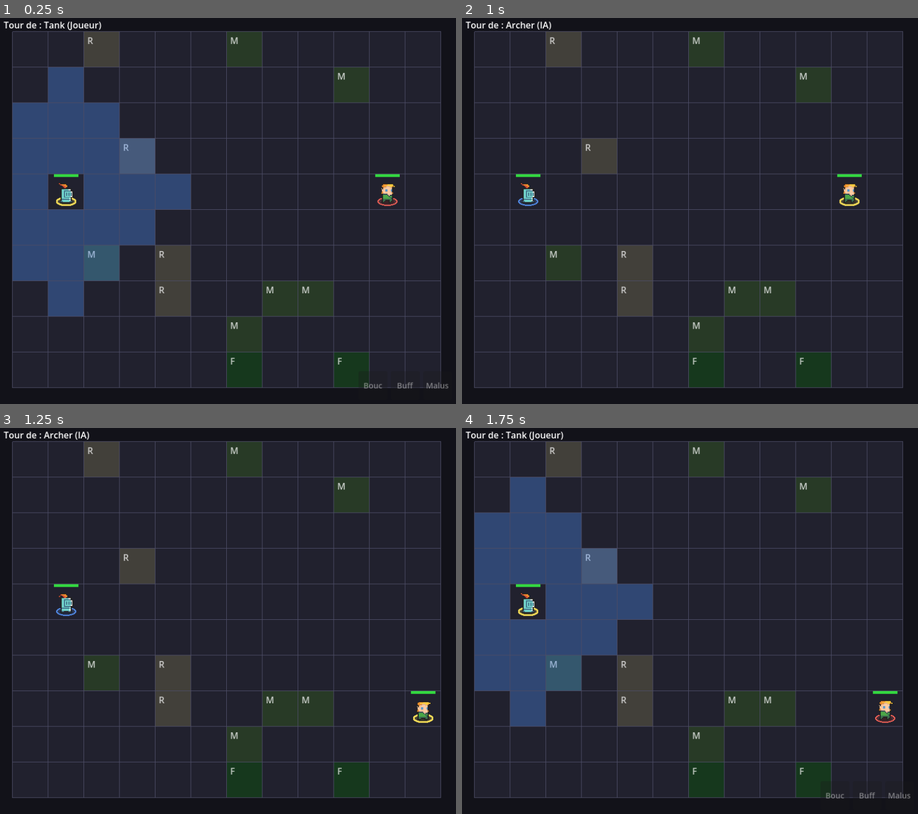
Above: before the commit, frames 1-4 (two rows, left to right).
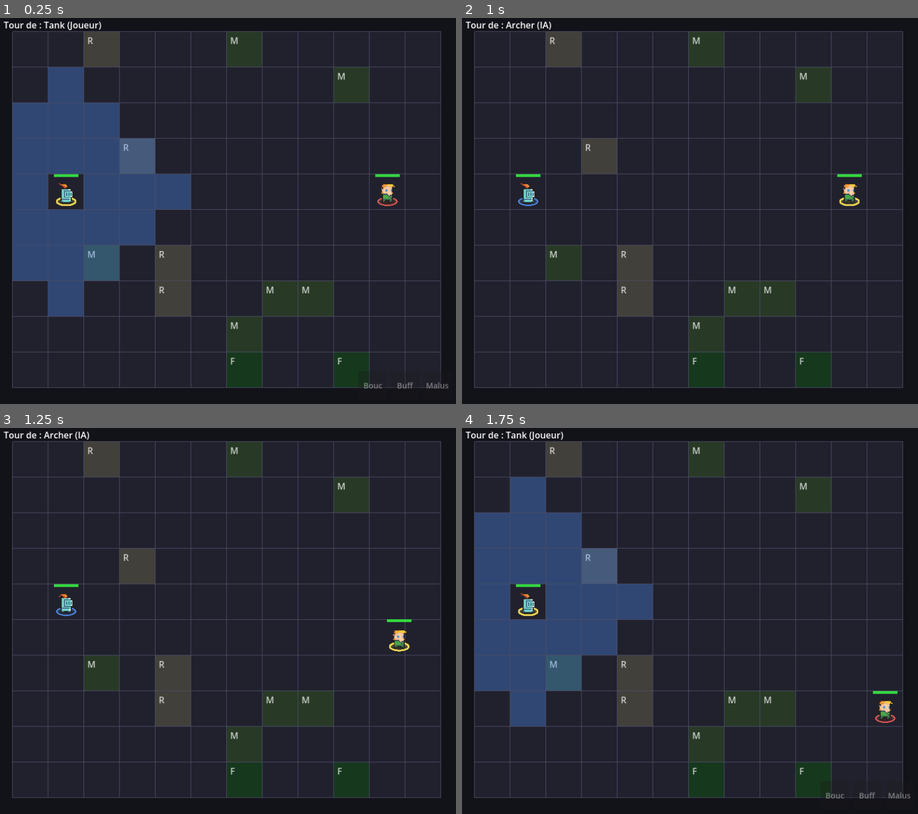
Above: after the commit, the same moments.

Repository: bodji27200-web/mon-jeux-video-
Game: Godot game, scene res://Main.tscn
Same seed, same stepped clock (60 frames per second), same inputs: the game is played once before the commit and once after it. This scene is started directly instead of the project's main scene.
Inputs (mouse positions are in pixels of both pictures, inside the frame that each line leads up to):
- Up to frame 1 (0.25 s): no input
- Up to frame 2 (1 s): tap Enter (ui_accept) at 0.5, 0.77 s; move the mouse to (790, 191) at 0.52 s; click (790, 191) at 0.67 s
- Up to frame 3 (1.25 s): no input
- Up to frame 4 (1.75 s): move the mouse to (594, 640) at 1.27 s; click (594, 640) at 1.42 s; tap Enter (ui_accept) at 1.52 s

Frames 1-2 are identical in both runs. In frame 3, 0.4% of the frame differs, in the area x 84-96%, y 49-77%; in frame 4, nothing differs.

Commit message:
Animations de mouvement : glissement de marche + élan d'attaque
- Unit.move_to() : glissement fluide entre les cases (effet de marche) via
  tween, durée proportionnelle à la distance. La position de grille (logique)
  change immédiatement, seul le visuel est animé.
- Unit.lunge() : petit élan de l'attaquant vers sa cible, appelé par
  Battle._attack().
- Tout est désactivé en mode headless (DisplayServer headless) pour ne pas
  ralentir le sim de test.

https://claude.ai/code/session_01CSdZW6RyX61kUb2ZZTTYta

Diff:
--- a/Battle.gd
+++ b/Battle.gd
@@ -245,6 +245,7 @@
 	# Animation : projectile si l'attaque est à distance, coup de lame sinon.
 	var atk_kind: String = "projectile" if int(unit.data.attack_range) > 1 else "slash"
 	_fx(atk_kind, unit.grid_position, target.grid_position, unit.data.color)
+	unit.lunge(target.grid_position)  # petit élan de l'attaquant vers la cible
 	# Parade : la cible bloque entièrement la prochaine attaque reçue (le buff est consommé).
 	if _consume_parade(target):
 		_show_blocked_text(target)
--- a/Unit.gd
+++ b/Unit.gd
@@ -54,6 +54,7 @@
 var _active := false
 var _frame := 0          # frame d'animation idle courante
 var _anim_t := 0.0
+var _move_tween: Tween   # glissement de déplacement en cours (cosmétique)
 
 
 func _ready() -> void:
@@ -112,9 +113,40 @@
 
 
 func move_to(cell: Vector2i) -> void:
-	grid_position = cell
-	_refresh_position()
+	grid_position = cell  # logique : la position de grille change tout de suite
 	has_moved = true
+	var grid := get_parent()
+	if grid == null or not grid.has_method("cell_to_local"):
+		return
+	var target: Vector2 = grid.cell_to_local(cell)
+	# En headless (sim de test) : pas d'animation, on saute directement.
+	if DisplayServer.get_name() == "headless":
+		position = target
+		return
+	# Sinon : glissement fluide vers la case (effet de marche).
+	if _move_tween and _move_tween.is_valid():
+		_move_tween.kill()
+	var dur: float = clampf(position.distance_to(target) / 340.0, 0.08, 0.30)
+	_move_tween = create_tween()
+	_move_tween.tween_property(self, "position", target, dur).set_trans(Tween.TRANS_SINE)
+
+
+# Petit élan vers une case (coup porté). Cosmétique, ignoré en headless.
+func lunge(toward_cell: Vector2i) -> void:
+	if DisplayServer.get_name() == "headless":
+		return
+	var grid := get_parent()
+	if grid == null or not grid.has_method("cell_to_local"):
+		return
+	if _move_tween and _move_tween.is_valid():
+		_move_tween.kill()
+	var home: Vector2 = grid.cell_to_local(grid_position)
+	var tgt: Vector2 = grid.cell_to_local(toward_cell)
+	var dir: Vector2 = (tgt - home).normalized() if tgt != home else Vector2.ZERO
+	position = home
+	var tw := create_tween()
+	tw.tween_property(self, "position", home + dir * 12.0, 0.08)
+	tw.tween_property(self, "position", home, 0.12)
 
 
 func set_active(active: bool) -> void:
